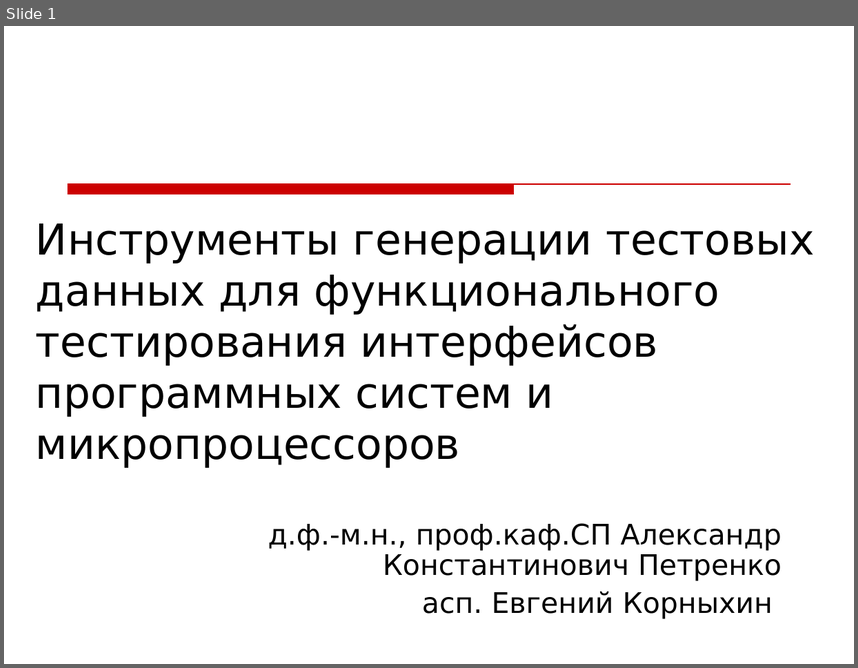
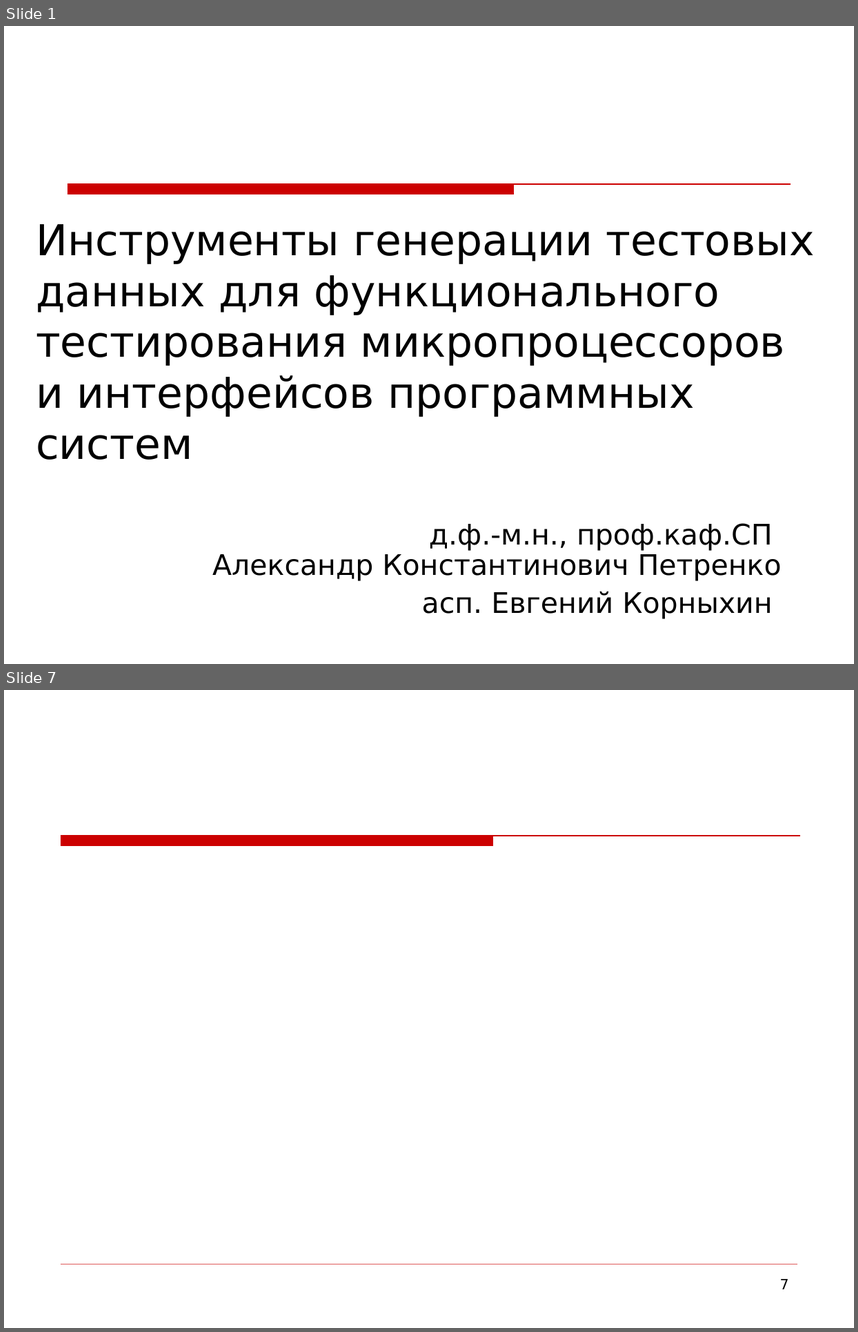
Before and after one commit to kornevgen/tesla-project, a slide deck: papers/unpublished/Tihonov09/tikh-slides.ppt. Shown one above the other, each under a label of ours: slide 1 before the commit, slides 1 and 7 after it; the slides between them are not shown. The pictures are 858x668 and 858x1332 pixels, drawn with LibreOffice and Linux fonts; fonts in the diff are those of the drawing; background and template pictures are left out. Boxes give left, top, right and bottom in pixels: in the first picture for what was removed or moved away, otherwise in the second. Text is boxed around its words. In the diff, an @@ line names an element or a change of style, - is before the commit and + after.

```diff
--- a/papers/unpublished/Tihonov09/tikh-slides.ppt
+++ b/papers/unpublished/Tihonov09/tikh-slides.ppt
@@ slide 7 added at (4, 690, 854, 1328), background picture (left out) @@
@@ freeform shape added at (61, 836, 800, 845), fill #CC0000, outline #CC0000 0.74 pt @@
@@ line added from (61, 1264) to (797, 1264), #CC0000 0.26 pt @@
@@ page number added at (780, 1279, 789, 1289), 12 pt, text #000000 @@
+7
@@ slide 1 changed as well @@
@@ title at (36, 224, 815, 459): text changed @@
-Инструменты генерации тестовых данных для функционального тестирования интерфейсов программных систем и микропроцессоров
+Инструменты генерации тестовых данных для функционального тестирования микропроцессоров и интерфейсов программных систем
@@ subtitle "д.ф.-м.н., проф.каф.СП Александр Константинович Петренко" rewrapped from (268, 523, 782, 619) to (212, 523, 782, 619) @@
```
Also in this commit, not shown: 2 other slides changed, 5 other slides added.
